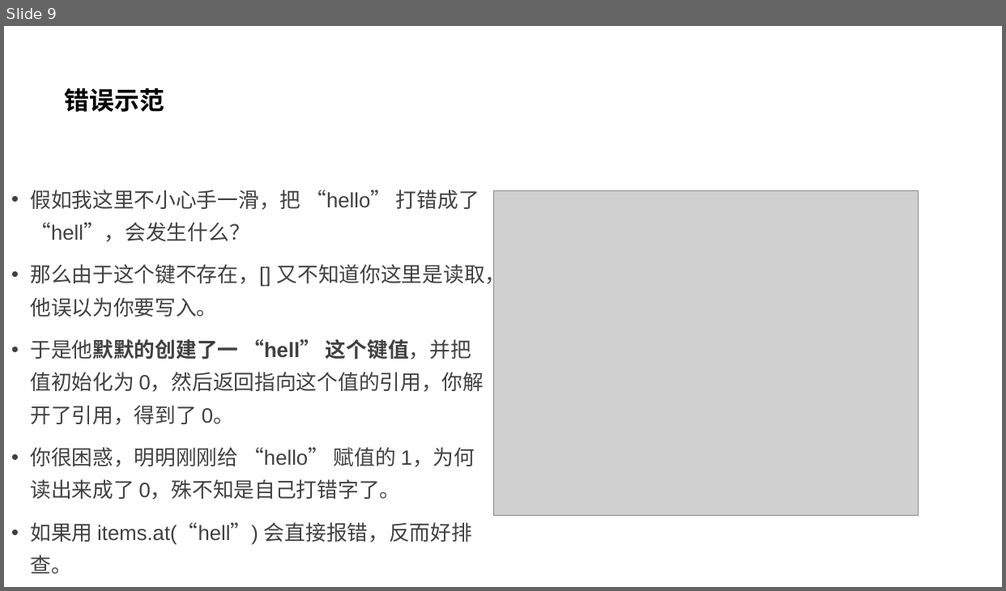
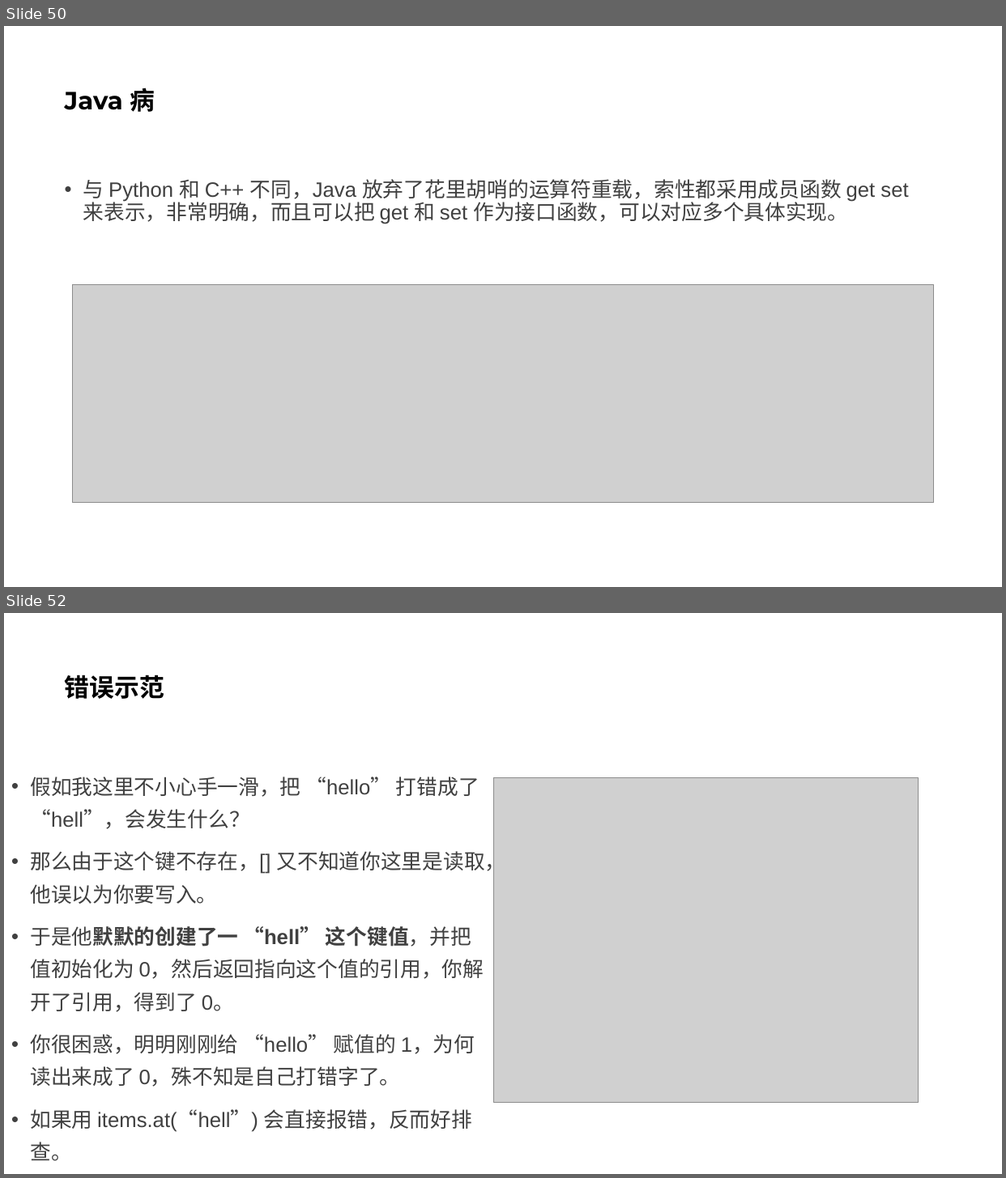
Before and after one commit to parallel101/course, a slide deck: 17/slides.pptx. Shown one above the other, each under a label of ours: slide 9 before the commit, slides 50 and 52 after it; the slides between them are not shown. The pictures are 1006x591 and 1006x1178 pixels, drawn with LibreOffice and Linux fonts; fonts in the diff are those of the drawing; grey boxes stand for pictures. Boxes give left, top, right and bottom in pixels: in the first picture for what was removed or moved away, otherwise in the second. Text is boxed around its words. In the diff, an @@ line names an element or a change of style, - is before the commit and + after.

```diff
--- a/17/slides.pptx
+++ b/17/slides.pptx
@@ slide 50 added at (4, 26, 1002, 587), background #FFFFFF @@
@@ title added at (65, 88, 155, 112), 24 pt, text #000000, bold @@
+Java 病
@@ text added at (83, 179, 908, 224), 20 pt, text #404040 @@
+• 与 Python 和 C++ 不同，Java 放弃了花里胡哨的运算符重载，索性都采用成员函数 get set 来表示，非常明确，而且可以把 get 和 set 作为接口函数，可以对应多个具体实现。
@@ picture added at (73, 285, 934, 503) @@
@@ what was slide 9 is now slide 52 @@
```
Also in this commit, not shown: 9 slides changed, 45 other slides added, 1 slide removed, 6 other files.
